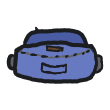
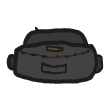
Layers edited between the first and the second 110 × 110 image:
added layer "Color1" (1st of 2) above "Color1" over [left=10, top=30, right=102, bottom=80]
